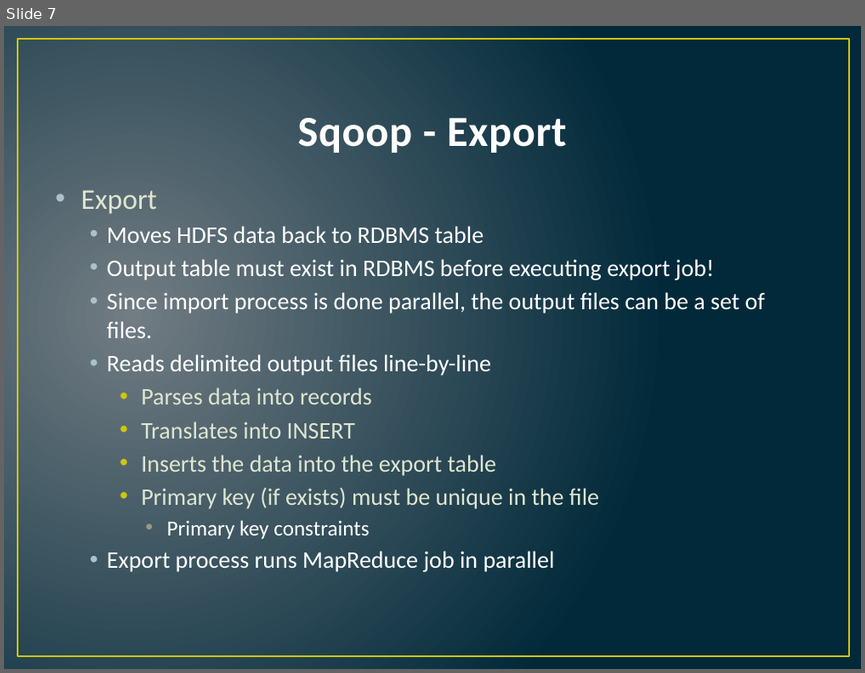
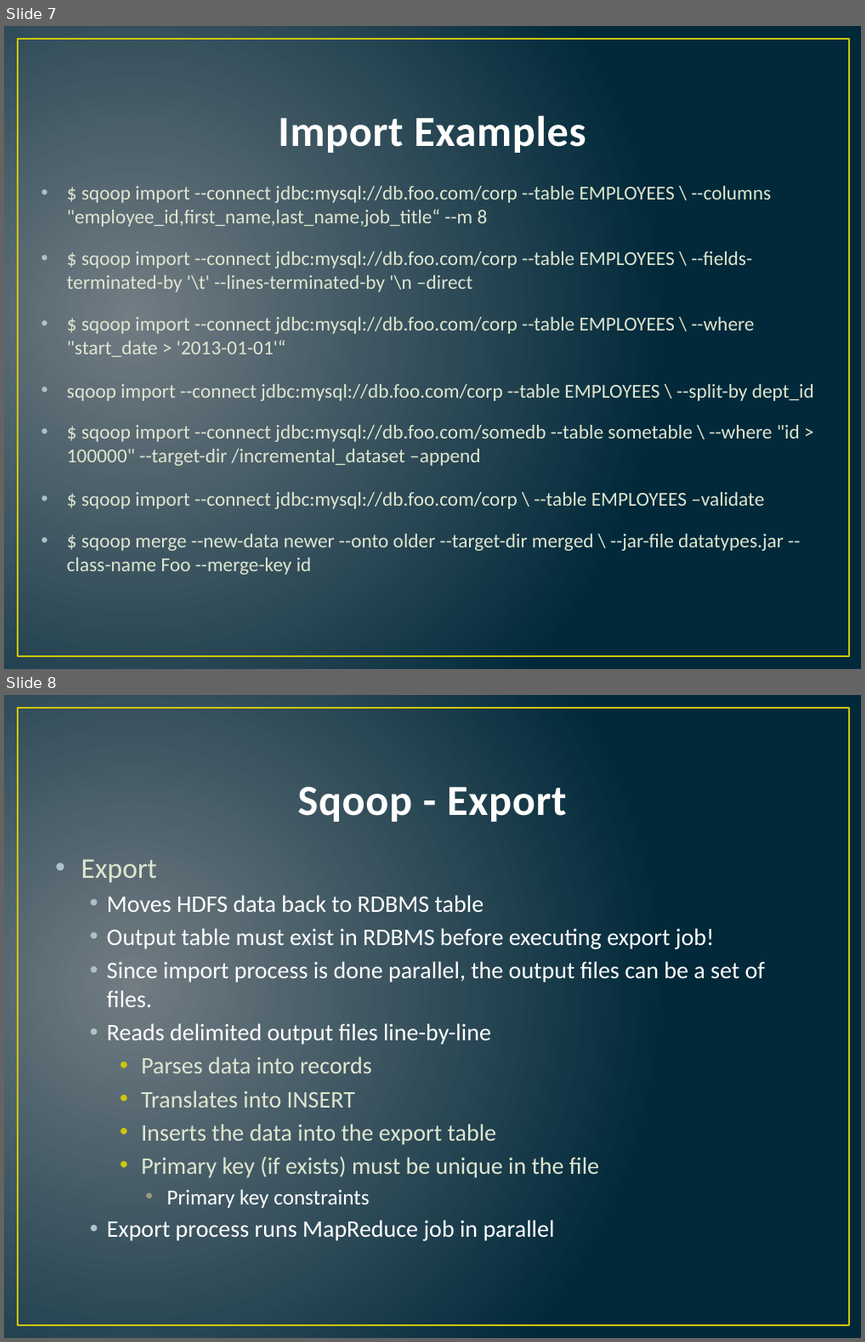
Before and after one commit to jl5x4/CS590VC_Midterm, a slide deck: CS590VC_Sqoop_Presentation.pptx. Shown one above the other, each under a label of ours: slide 7 before the commit, slides 7 and 8 after it. The pictures are 865x673 and 865x1342 pixels, drawn with LibreOffice and Linux fonts; fonts in the diff are those of the drawing. Boxes give left, top, right and bottom in pixels: in the first picture for what was removed or moved away, otherwise in the second. Text is boxed around its words. In the diff, an @@ line names an element or a change of style, - is before the commit and + after.

Commit message:
Add slide for example commands ill talk about

```diff
--- a/CS590VC_Sqoop_Presentation.pptx
+++ b/CS590VC_Sqoop_Presentation.pptx
@@ slide 7 added at [4, 26, 861, 669], background gradient #717C84 to #01293A; not listed: 1 template element that a slide beside it also shows @@
@@ title added at [278, 115, 585, 153], 36 pt, text #FEFEFE, bold @@
+Import Examples
@@ text added at [67, 186, 814, 574], 16.6 pt, text #DFE6D0 @@
+• $ sqoop import --connect jdbc:mysql://db.foo.com/corp --table EMPLOYEES \ --columns "employee_id,first_name,last_name,job_title“ --m 8
+• $ sqoop import --connect jdbc:mysql://db.foo.com/corp --table EMPLOYEES \ --fields-terminated-by '\t' --lines-terminated-by '\n –direct
+• $ sqoop import --connect jdbc:mysql://db.foo.com/corp --table EMPLOYEES \ --where "start_date > '2013-01-01'“
+• sqoop import --connect jdbc:mysql://db.foo.com/corp --table EMPLOYEES \ --split-by dept_id
+• $ sqoop import --connect jdbc:mysql://db.foo.com/somedb --table sometable \ --where "id > 100000" --target-dir /incremental_dataset –append
+• $ sqoop import --connect jdbc:mysql://db.foo.com/corp \ --table EMPLOYEES –validate
+• $ sqoop merge --new-data newer --onto older --target-dir merged \ --jar-file datatypes.jar --class-name Foo --merge-key id
@@ what was slide 7 is now slide 8 @@
```
Also in this commit, not shown: 1 slide changed.
